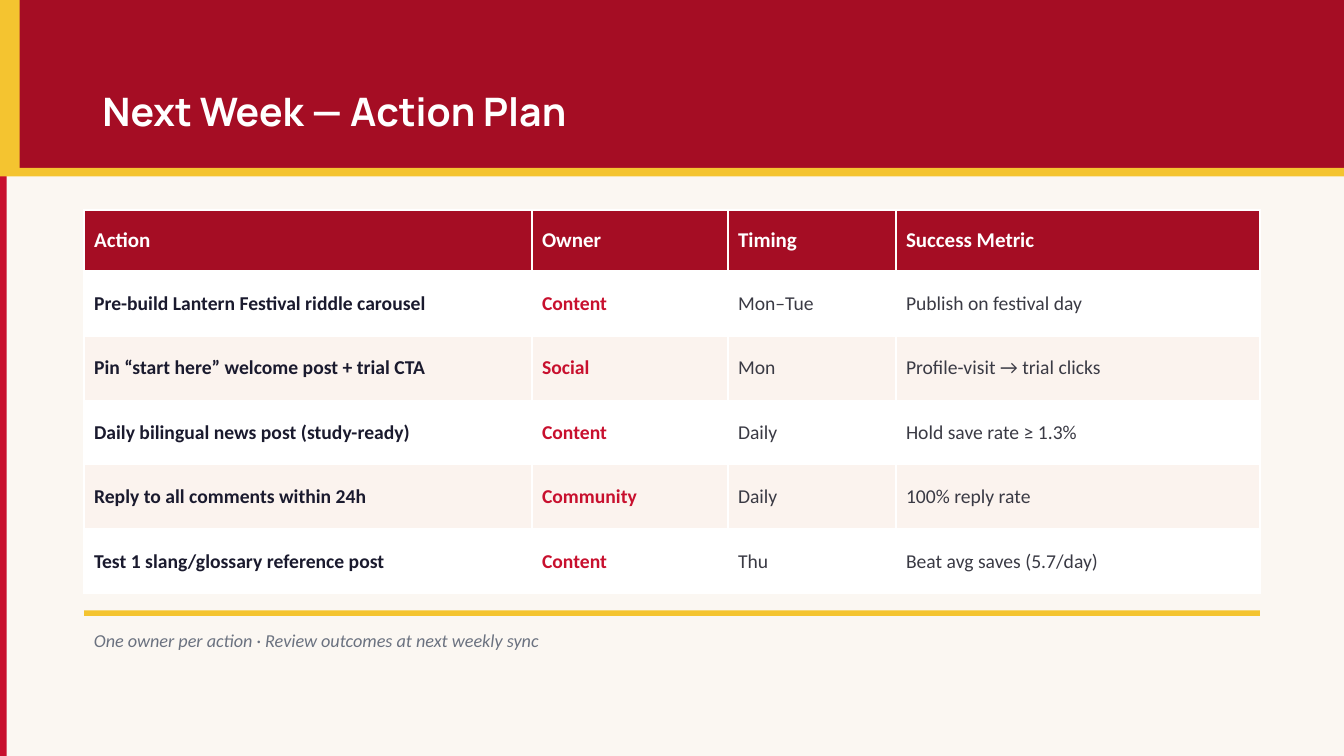
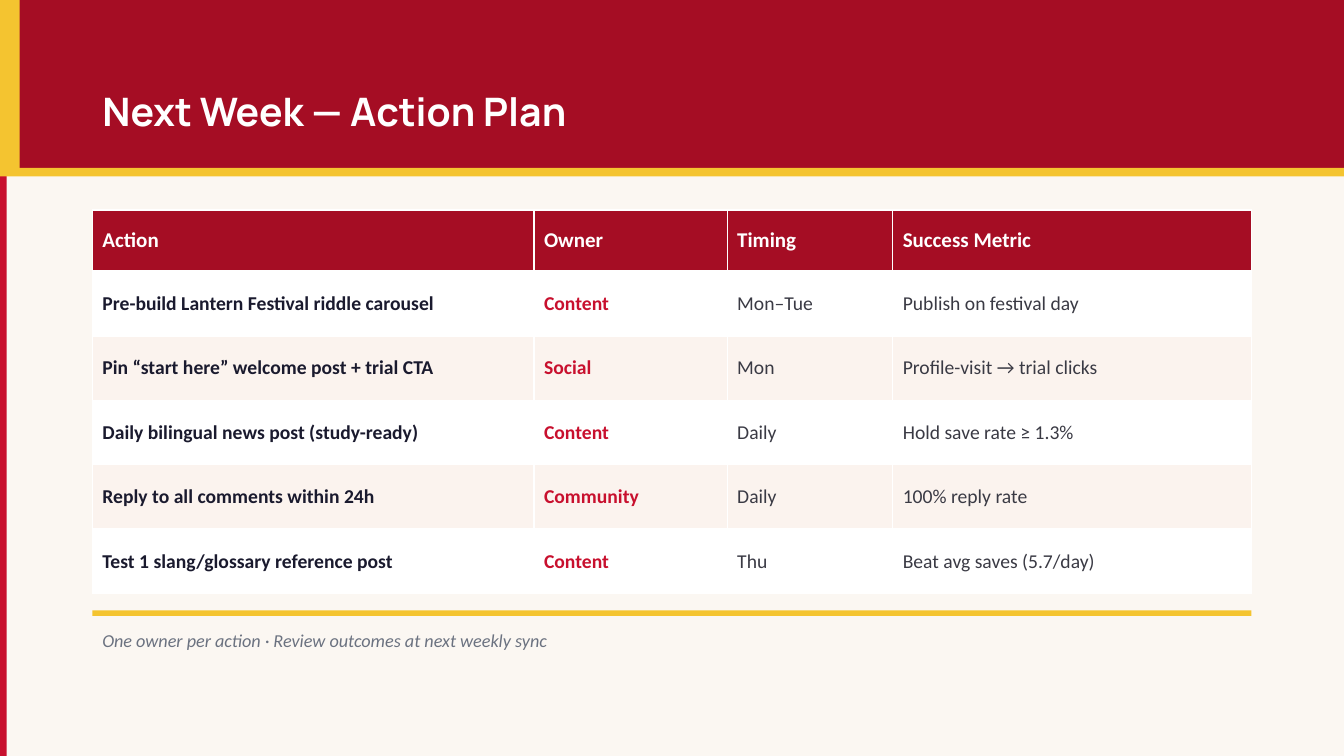
Before and after one commit to yu-ting-alice-tseng/portfolio, a slide deck: slide 7 of assets/Engoo_Weekly Report_EN.pptx. Drawn at 1344x756 pixels with LibreOffice and Linux fonts; fonts in the diff are those of the drawing. Boxes give left, top, right and bottom in pixels: in the first picture for what was removed or moved away, otherwise in the second. Text is boxed around its words. In the diff, an @@ line names an element or a change of style, - is before the commit and + after.

```diff
--- a/assets/Engoo_Weekly Report_EN.pptx
+++ b/assets/Engoo_Weekly Report_EN.pptx
@@ table: place and size @@
-table at <box>84,210,1259,594</box>
+table at <box>93,210,1252,594</box>
@@ text "One owner per action · ...": place and size @@
-text "One owner per action · ..." at <box>94,634,539,650</box>
+text "One owner per action · ..." at <box>102,634,547,650</box>
@@ rectangle: place and size @@
-rectangle at <box>84,611,1260,617</box>
+rectangle at <box>93,611,1252,617</box>
```
Also in this commit, not shown: 5 other slides changed, 24 other files.
